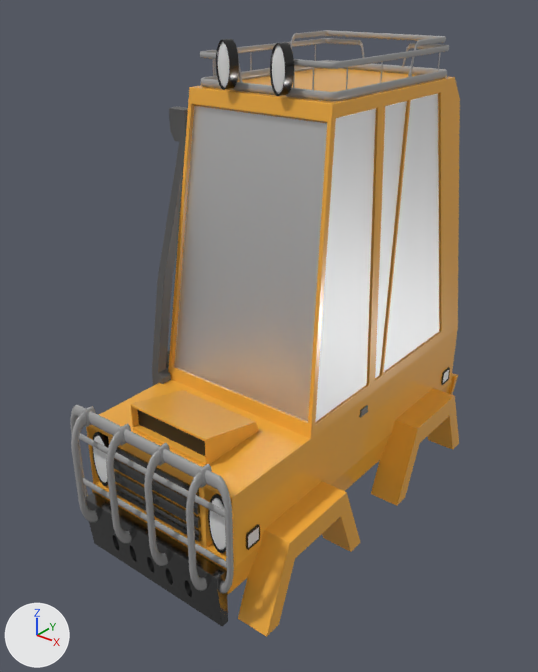
Before and after pictures for a commit that changed the glTF model models/poly-car.glb.
Rendered twice from a camera (50 mm lens) standing at (3.24, -4.46, 3.88) and looking at (-0.14, -0.24, 1.27). The axes (+X, +Y, +Z) are drawn at lower left. The lights are the same throughout. Where no turn or scale is listed for an object, it has been applied to the vertices.
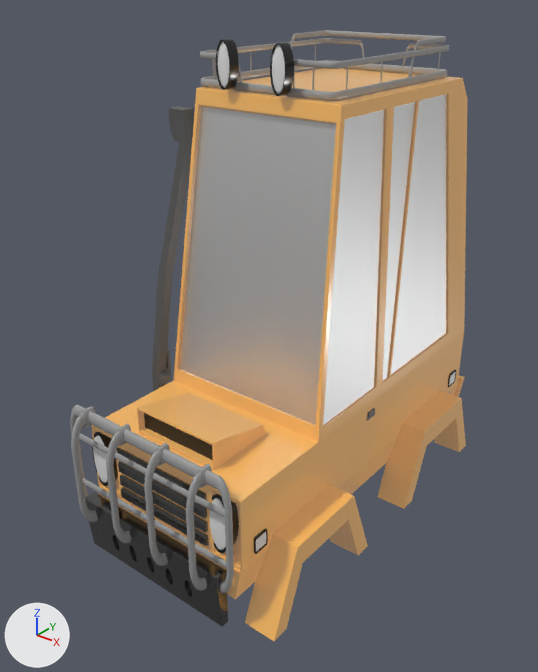
Commit message: feat: position car

The edits, one by one:
In material 'body' (mat_body), emission_strength is now set to 0.0607.
Object 'Cube.005' (ob_cube_005) moves from (-0.067, 0.506, 2.023) to (0.0, 0.506, 2.023).

Changed parts and their boxes (x1, y1, x2, y2) in the pictures (538 x 672 px):
'Cube.005', surface changed, moved: before (86, 68, 460, 637); after (91, 68, 468, 641)
